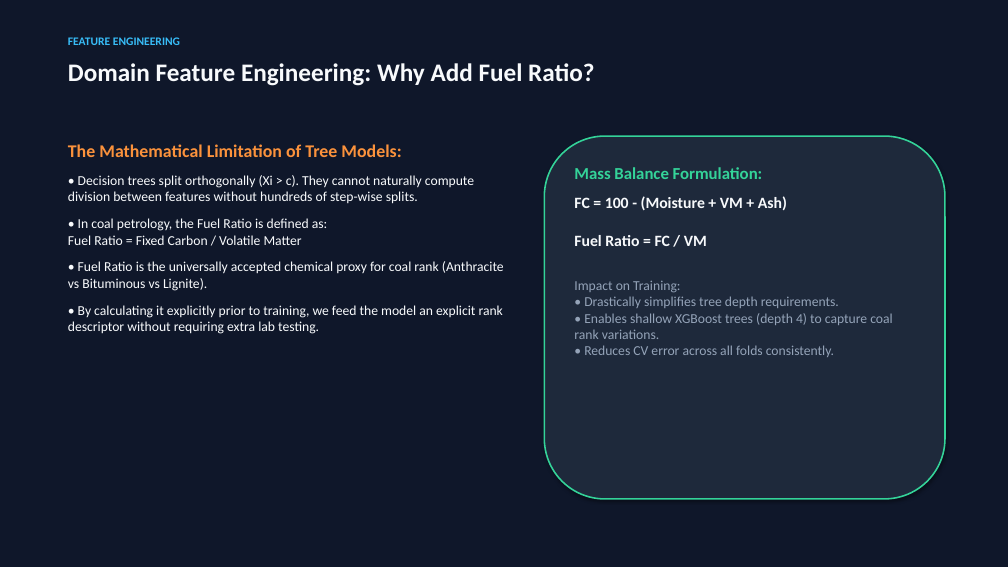
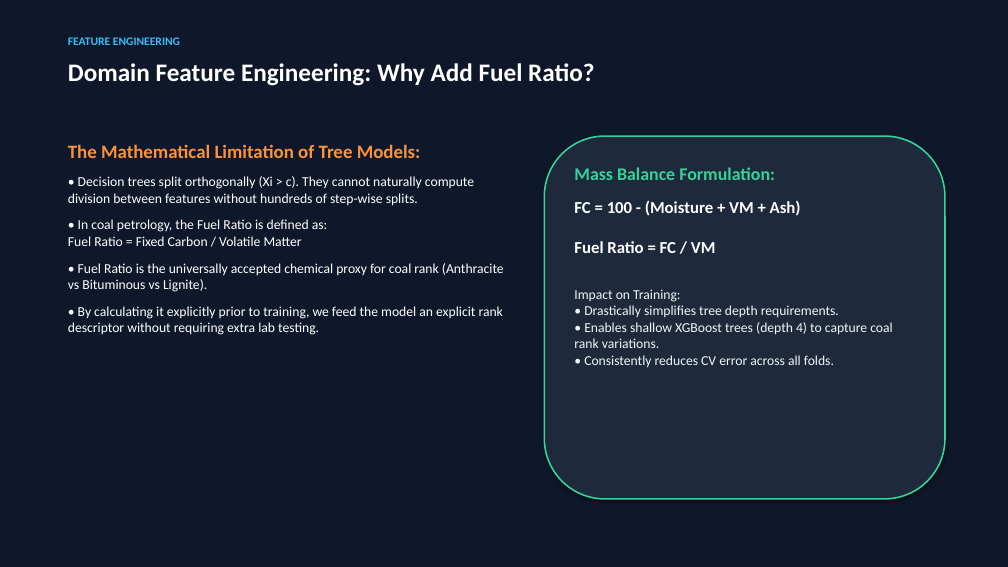
Before and after one commit to anurag-mitti/gcv_predictor, a slide deck: slide 4 of Coal_GCV_Prediction_Presentation.pptx. Drawn at 1008x567 pixels with LibreOffice and Linux fonts; fonts in the diff are those of the drawing. Boxes give left, top, right and bottom in pixels: in the first picture for what was removed or moved away, otherwise in the second. Text is boxed around its words. In the diff, an @@ line names an element or a change of style, - is before the commit and + after.

Commit message:
Enhance text contrast to pure crisp white and clean title slide

```diff
--- a/Coal_GCV_Prediction_Presentation.pptx
+++ b/Coal_GCV_Prediction_Presentation.pptx
@@ text "The Mathematical Limitation of Tree ..." at bbox=[68, 144, 504, 335]: size 17 to 18 pt in "The Mathematical Limitation of Tree Models:"; text colour #F8FAFC to #FFFFFF @@
@@ text at bbox=[574, 167, 801, 253]: size 16 to 17 pt in "Mass Balance Formulation:"; size 15 to 16 pt, text colour #F8FAFC to #FFFFFF in "FC = 100 - (Moisture + VM ..."; more space between paragraphs @@
@@ text at bbox=[574, 289, 892, 367]: text changed; text colour #94A3B8 to #F1F5F9 @@
-Impact on Training:
-• Drastically simplifies tree depth requirements.
-• Enables shallow XGBoost trees (depth 4) to capture coal rank variations.
-• Reduces CV error across all folds consistently.
+Impact on Training:
+• Drastically simplifies tree depth requirements.
+• Enables shallow XGBoost trees (depth 4) to capture coal rank variations.
+• Consistently reduces CV error across all folds.
```
Also in this commit, not shown: 10 other slides changed, 1 other file.
